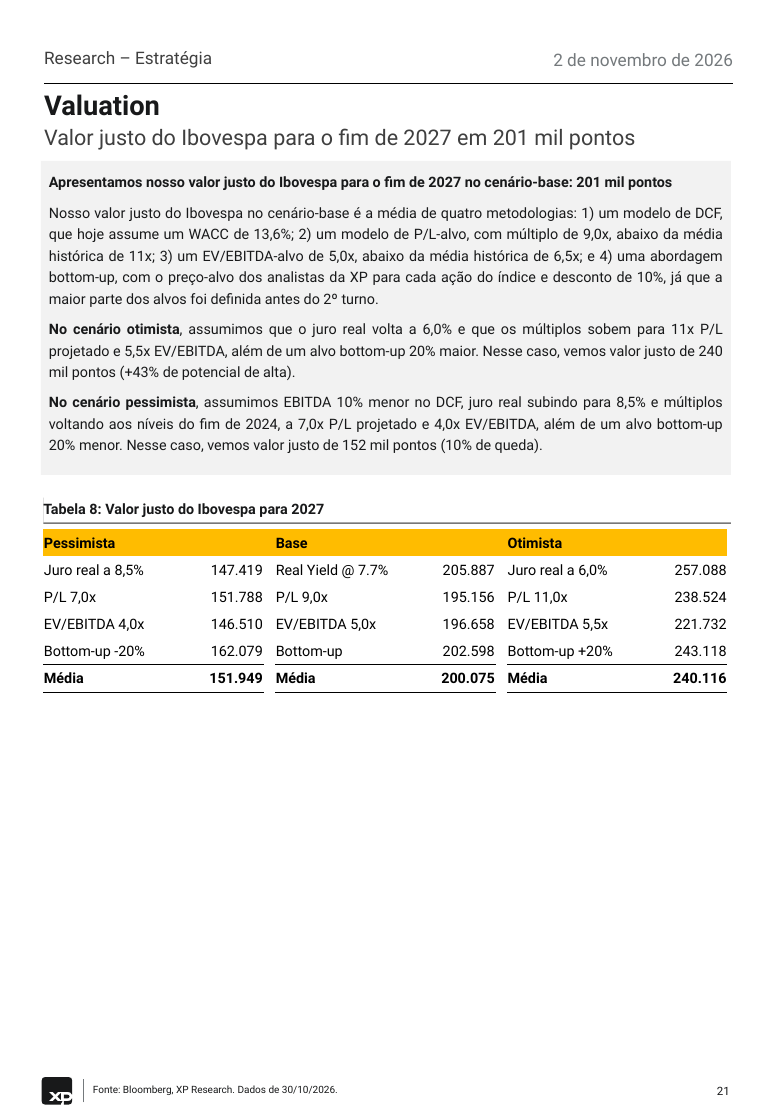
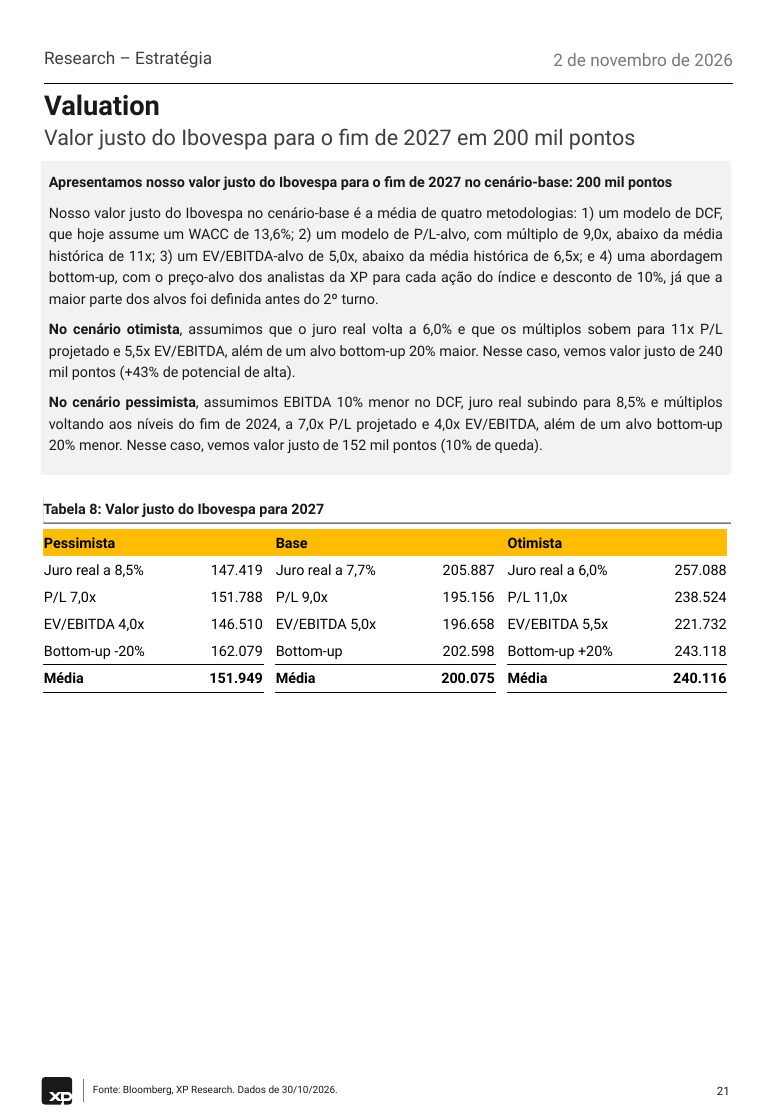
Before and after one commit to CaioLSouza/xp-ray-nov26, a slide deck: slide 21 of Raio XP - Novembro 2026 (PT).pptx. Drawn at 775x1120 pixels with LibreOffice and Linux fonts; fonts in the diff are those of the drawing. Boxes give left, top, right and bottom in pixels: in the first picture for what was removed or moved away, otherwise in the second. Text is boxed around its words. In the diff, an @@ line names an element or a change of style, - is before the commit and + after.

```diff
--- a/Raio XP - Novembro 2026 (PT).pptx
+++ b/Raio XP - Novembro 2026 (PT).pptx
@@ text at (44,128,635,150): text changed @@
-Valor justo do Ibovespa para o fim de 2027 em 201 mil pontos
+Valor justo do Ibovespa para o fim de 2027 em 200 mil pontos
@@ text at (49,176,672,190): text changed @@
-Apresentamos nosso valor justo do Ibovespa para o fim de 2027 no cenário-base: 201 mil pontos
+Apresentamos nosso valor justo do Ibovespa para o fim de 2027 no cenário-base: 200 mil pontos
@@ table at (43,529,726,691) @@
-row 2, column 4: Real Yield @ 7.7%
+row 2, column 4: Juro real a 7,7%
```
Also in this commit, not shown: 22 other slides changed, 1 other file.
